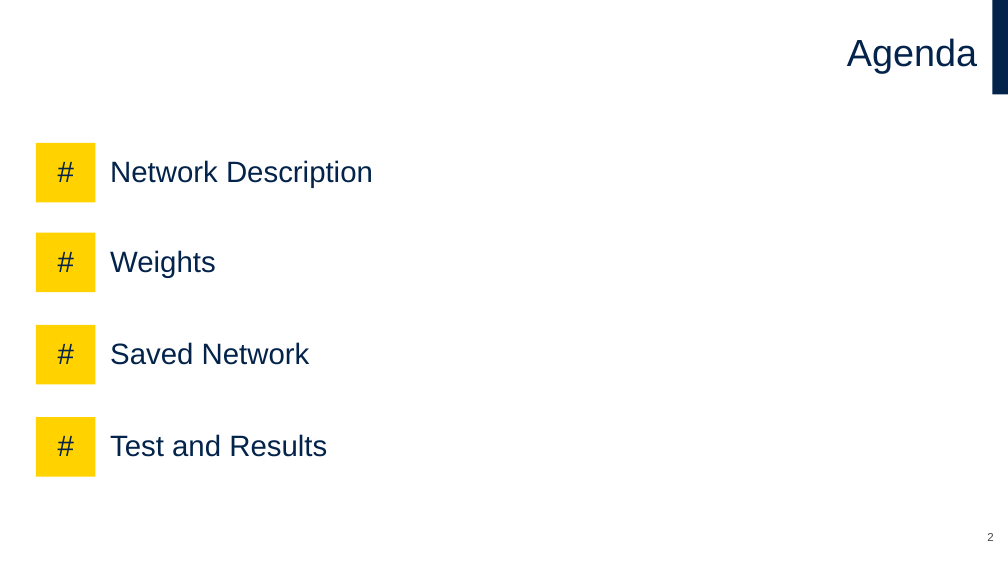
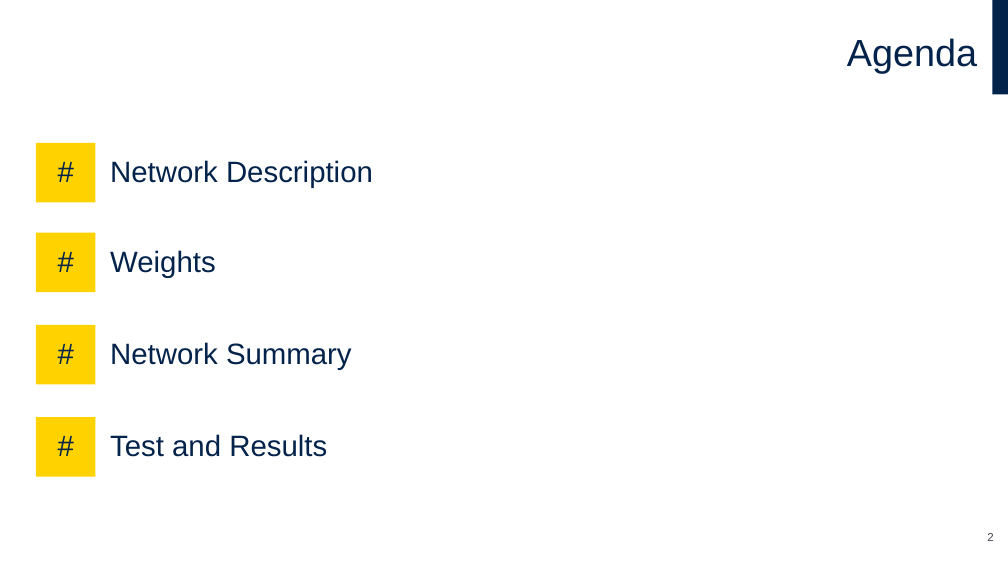
Before and after one commit to FrancescoLoro/qkeras_vs_larq_zoo_tester, a slide deck: slide 2 of zoo_qkeras_vs_larq.pptx. Drawn at 1008x567 pixels with LibreOffice and Linux fonts; fonts in the diff are those of the drawing; background and template pictures are left out. Boxes give left, top, right and bottom in pixels: in the first picture for what was removed or moved away, otherwise in the second. Text is boxed around its words. In the diff, an @@ line names an element or a change of style, - is before the commit and + after.

Commit message:
added dense networks

```diff
--- a/zoo_qkeras_vs_larq.pptx
+++ b/zoo_qkeras_vs_larq.pptx
@@ text at <box>110,342,352,370</box>: text changed @@
-Saved Network
+Network Summary
```
Also in this commit, not shown: 4 other slides changed, 6 slides added, 12 other files.
